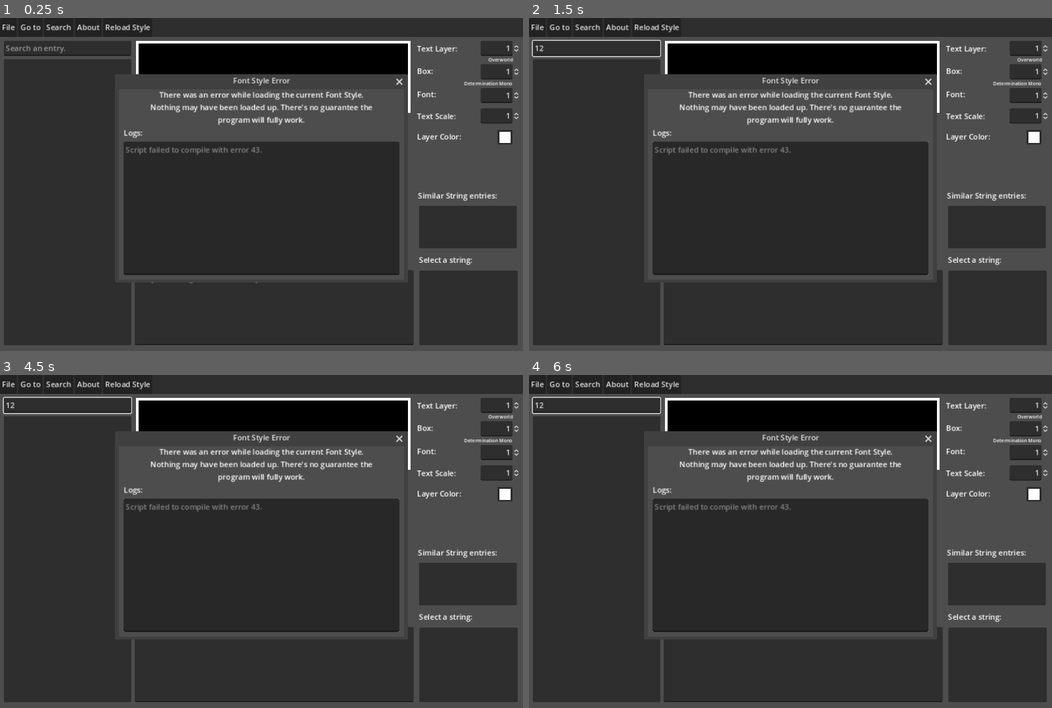
Above: before the commit, frames 1-4 (two rows, left to right).
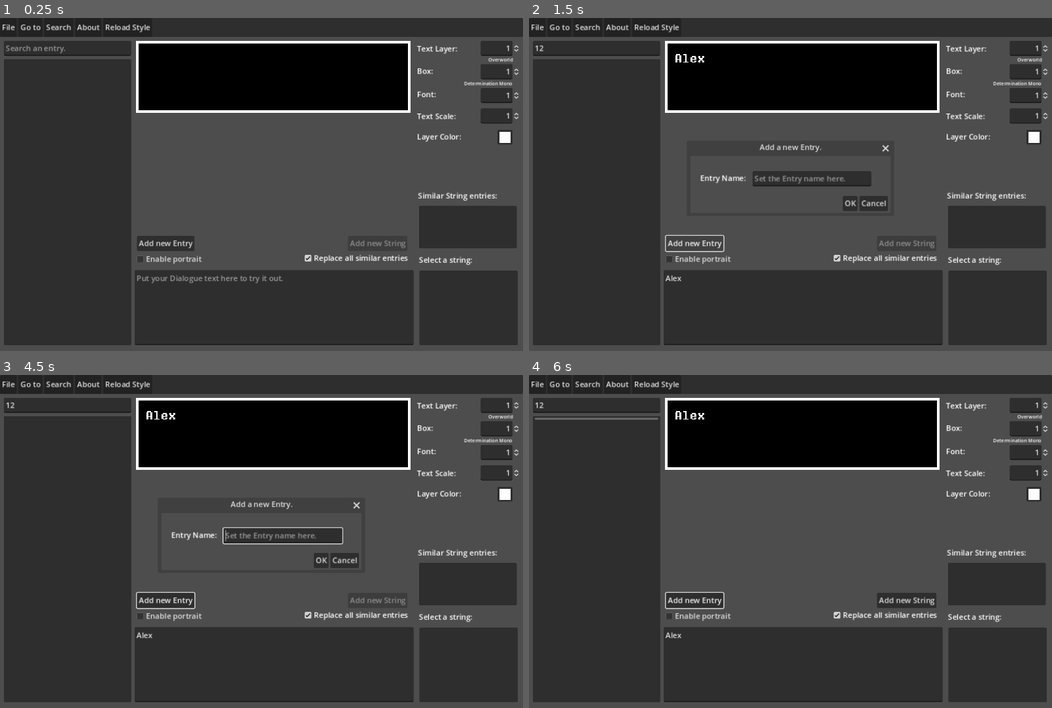
Above: after the commit, the same moments.

Repository: ryi3r/DialogueHelper
Game: Godot game, scene res://Main.tscn
The game is run twice, just before and just after one commit, with the same random seed, the same clock (stepped at 60 frames per second) and the same inputs.
Inputs (mouse positions are in pixels of both pictures, inside the frame that each line leads up to):
- Up to frame 1 (0.25 s): no input
- Up to frame 2 (1.5 s): click (800, 307) at 0.52 s; type "Alex" at 0.6 s; click (596, 47) at 0.75 s; type "12" at 0.83 s; click "Add new Entry" at 1.25 s
- Up to frame 3 (4.5 s): click "Add new Entry" at 2 s; click "Go to" at 2.75 s; click "Go to" at 3.5 s; click (334, 541) at 4.25 s, where only the run before the commit has a clickable "Go!"
- Up to frame 4 (6 s): click (863, 541) at 5 s, where only the run before the commit has a clickable "Go!"; click (848, 561) at 5.75 s, where only the run after the commit has a clickable "OK"

The runs differ from the first frame. In frame 1, 26% of the frame differs, in the area x 22-78%, y 16-80%; in frame 2, 24%; in frame 3, 24%; in frame 4, 27%, in the area x 0-78%, y 6-79%.
Error before the commit: Parse Error: Cannot assign a new value to a constant.

Commit message:
Forgor to put this up

Diff:
--- a/Styles/Template/Script.gd
+++ b/Styles/Template/Script.gd
@@ -1,29 +1,24 @@
-# This is based on the template for GameMaker fonts (Undertale Yellow's script.)
-
-# This is how the API looks like:
-#
-#
+# Template: GameMaker fonts
 
 # This function will be called for each glyph (character)
 # in the string, this allows you full control of how
 # it gets drawn.
 static func draw_glyph(data: Type.UserData):
-    if data.ignore || (!data.font.glyphs.has(data.char) && !data.new_line):
+    if data.char.is_ignore || (!data.font.glyphs.has(data.char.char) && !data.char.is_newline):
         return;
-    var scale = data.visual_scale * data.font.scale;
-    if data.new_line:
-        data.offset.x = 0;
-        var a_glyph = data.font.glyphs["A"];
-        var size = a_glyph.rect.size.y;
-        data.offset.y += (size + (size % 2) + (data.font.size % 2)) * (data.visual_scale * data.font.scale);
+    var scale = data.glyph.vscale * data.font.scale;
+    if data.char.is_newline:
+        data.char.position_offset.x = 0;
+        var size = data.font.glyphs["A"].rect.size.y;
+        data.char.position_offset.y += (size + (size % 2) + (data.font.size % 2)) * (data.glyph.vscale * data.font.scale);
     else:
-        var glyph: GMFont.Glyph = data.font.glyphs[data.char];
-        data.draw_glyph = true;
-        data.glyph_rect.position.x = data.position.x + data.offset.x + (glyph.offset * (data.visual_scale * data.font.scale));
-        data.glyph_rect.position.y = data.position.y + data.offset.y;
-        data.glyph_rect.size.x = glyph.rect.size.x * (data.visual_scale * data.font.scale);
-        data.glyph_rect.size.y = glyph.rect.size.y * (data.visual_scale * data.font.scale);
+        var glyph: GMFont.Glyph = data.font.glyphs[data.char.char];
+        data.char.glyph.position.x = data.char.start_position.x + data.char.position_offset.x + (glyph.offset * (data.glyph.vscale * data.font.scale));
+        data.char.glyph.position.y = data.char.start_position.y + data.char.position_offset.y;
+        data.char.glyph.size.x = glyph.rect.size.x * (data.glyph.vscale * data.font.scale);
+        data.char.glyph.size.y = glyph.rect.size.y * (data.glyph.vscale * data.font.scale);
+        data.draw_glyph();
         if (glyph.shift + (glyph.shift % 2)) / max(glyph.rect.size.x, 1) >= 6:
-            data.offset.x += ((glyph.shift - data.font.size) + glyph.offset) * (data.visual_scale * data.font.scale);
+            data.char.position_offset.x += ((glyph.shift - data.font.size) + glyph.offset) * (data.glyph.vscale * data.font.scale);
         else:
-            data.offset.x += glyph.shift * (data.visual_scale * data.font.scale);
+            data.char.position_offset.x += glyph.shift * (data.glyph.vscale * data.font.scale);
